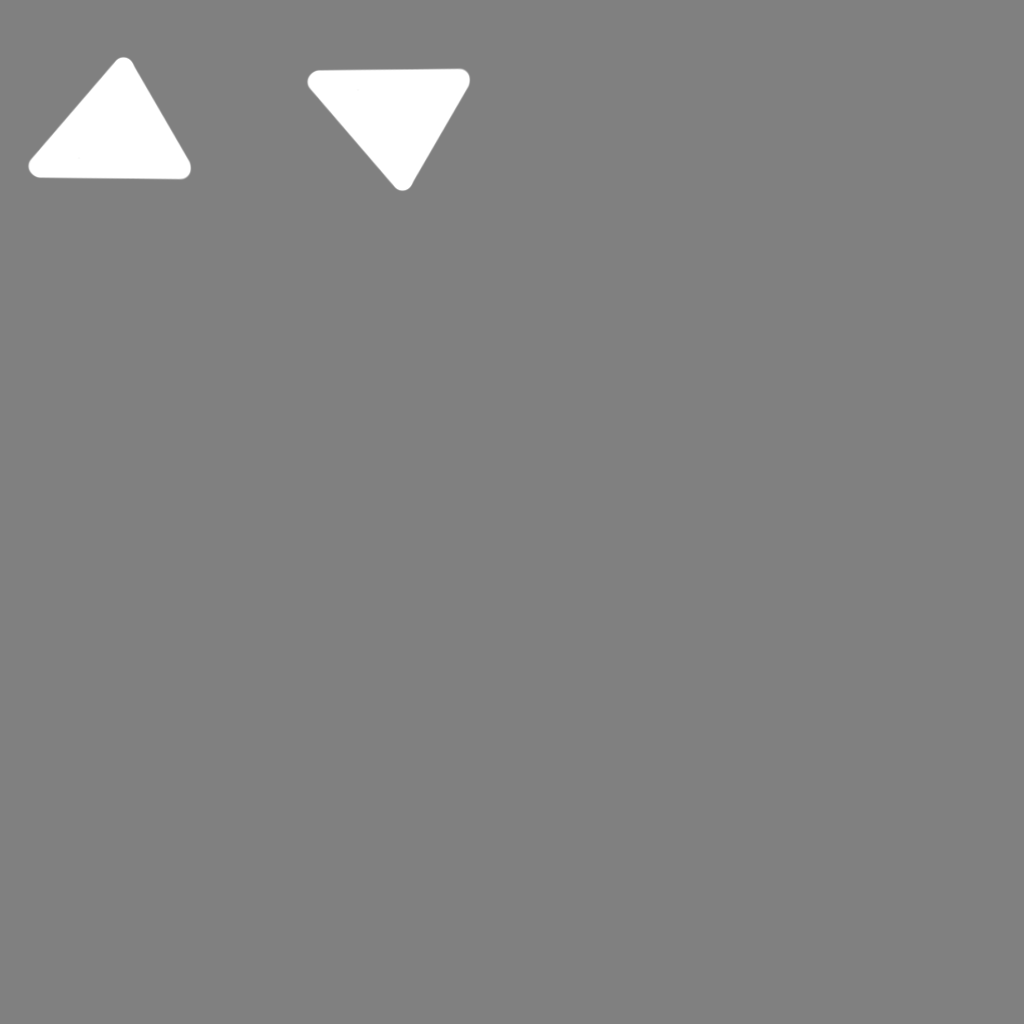
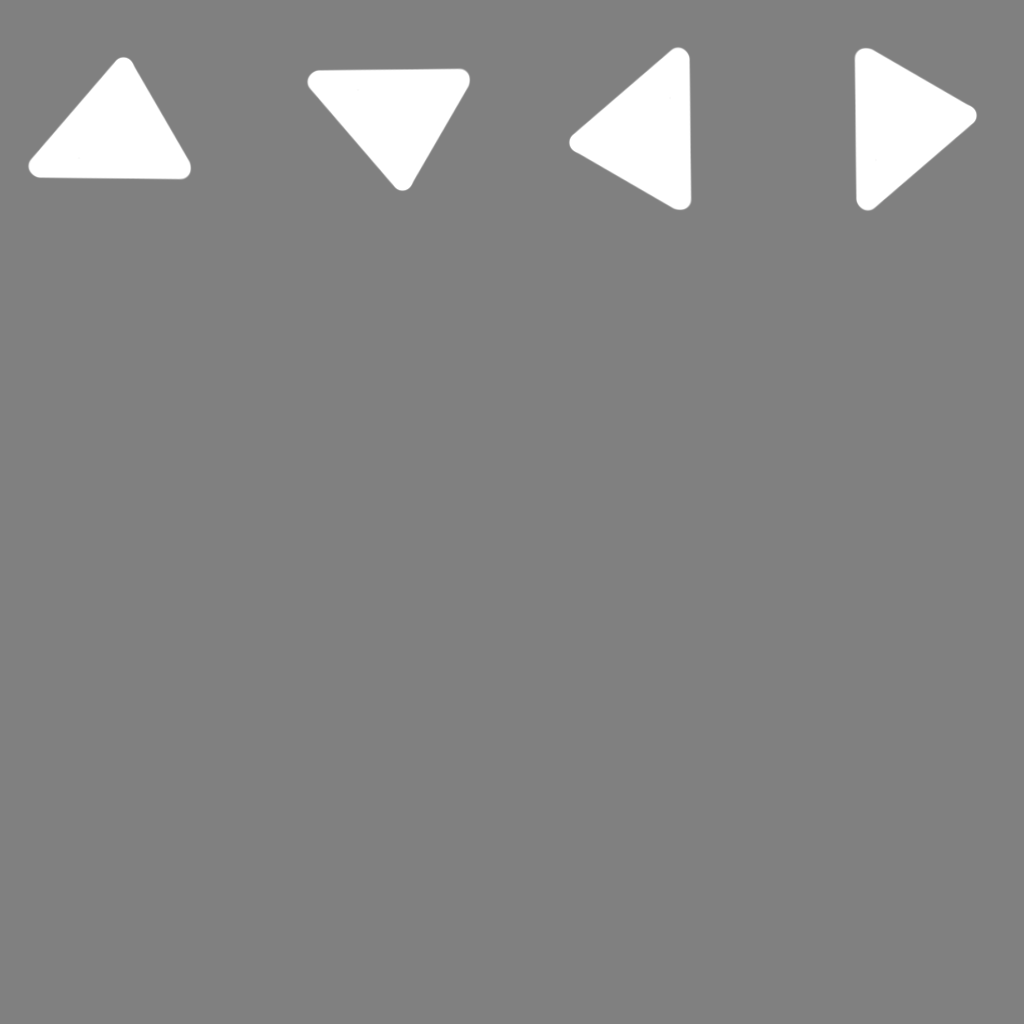
Layers edited between the first and the second w=1024, h=1024 image:
added layer "Ebene 5" above "Ebene 4" over 854, 47, 978, 212
added layer "Ebene 4" above "Ebene 3" over 568, 46, 692, 211
